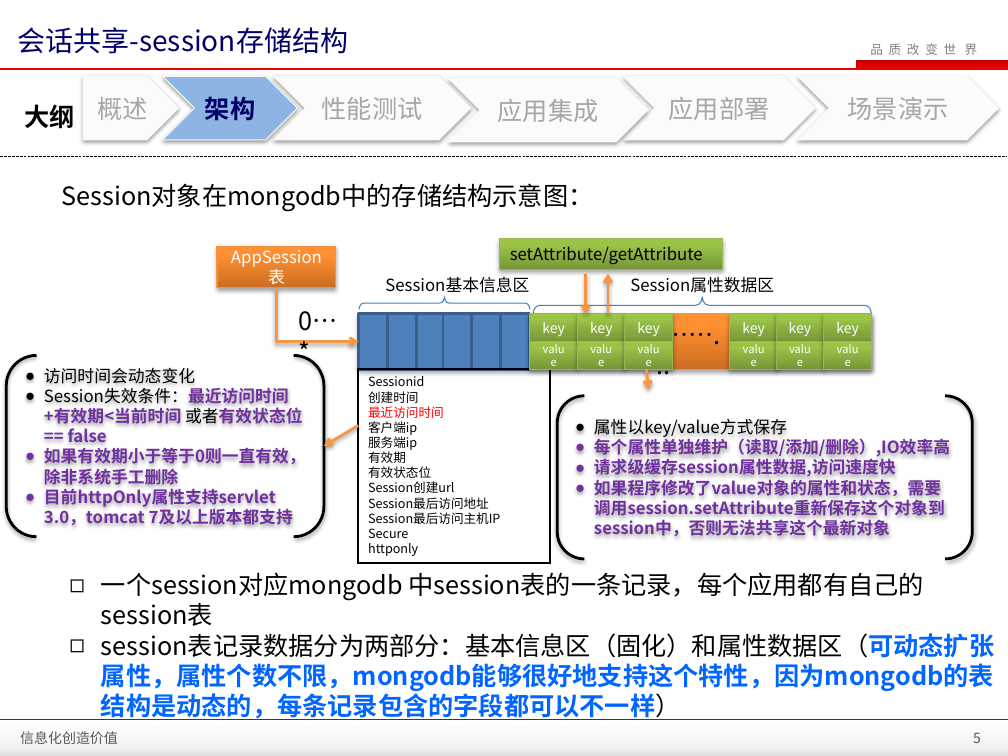
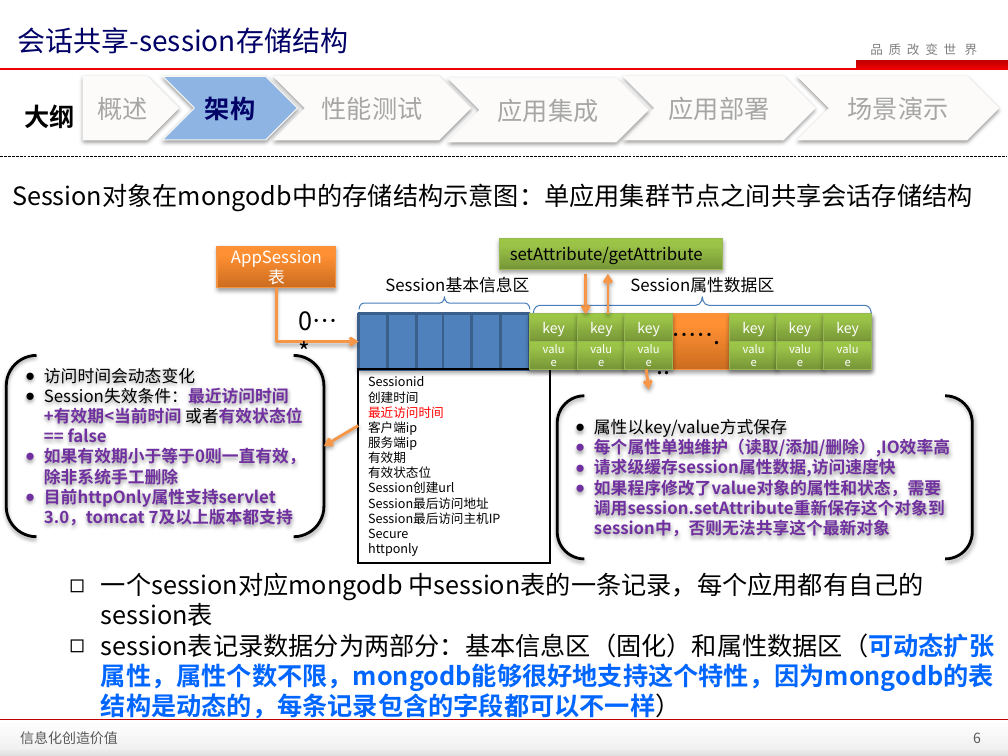
Before and after one commit to zhanght86/bboss-cms, a slide deck: slide 6 of 文档/SanyPDP平台会话共享介绍.pptx (slide 5 before the commit). Drawn at 1008x756 pixels with LibreOffice and Linux fonts; fonts in the diff are those of the drawing; background and template pictures are left out. Boxes give left, top, right and bottom in pixels: in the first picture for what was removed or moved away, otherwise in the second. Text is boxed around its words. In the diff, an @@ line names an element or a change of style, - is before the commit and + after.

Commit message:
跨域会话共享

```diff
--- a/文档/SanyPDP平台会话共享介绍.pptx
+++ b/文档/SanyPDP平台会话共享介绍.pptx
@@ text at bbox=[12, 183, 972, 211]: text changed @@
-Session对象在mongodb中的存储结构示意图：
+Session对象在mongodb中的存储结构示意图：单应用集群节点之间共享会话存储结构
@@ page number at bbox=[973, 732, 981, 743]: text changed @@
-5
+6
```
Also in this commit, not shown: 2 other slides changed, 2 slides added, 8 other files.
